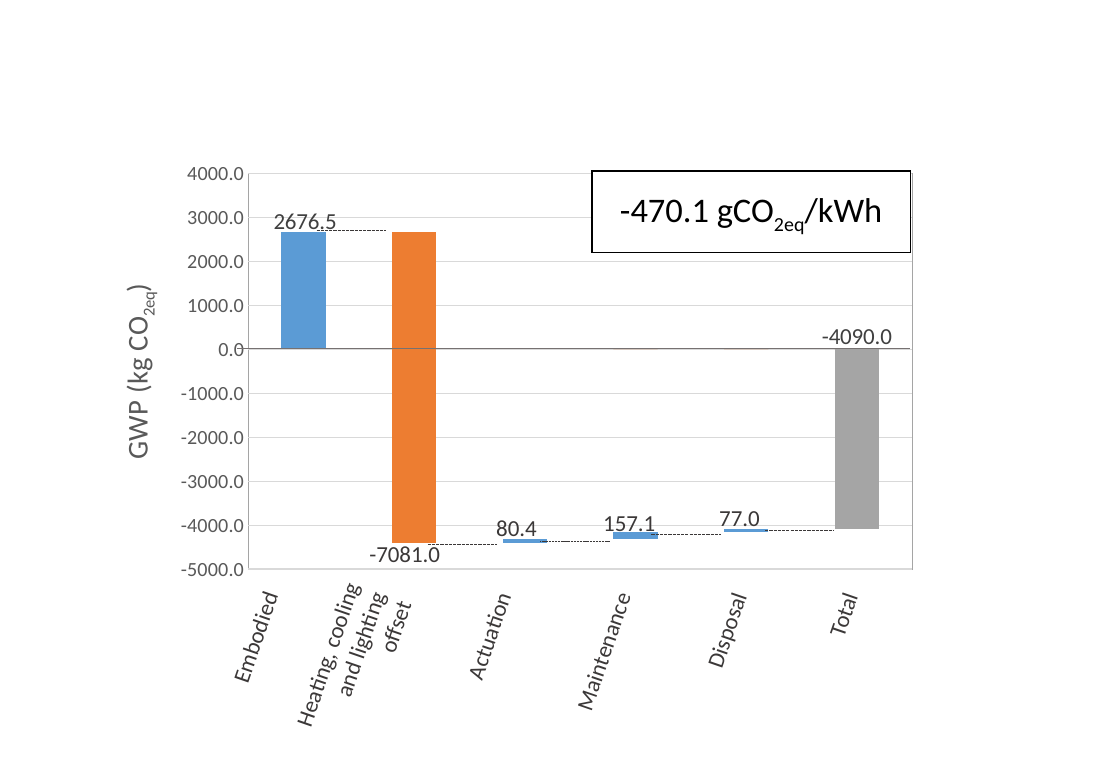
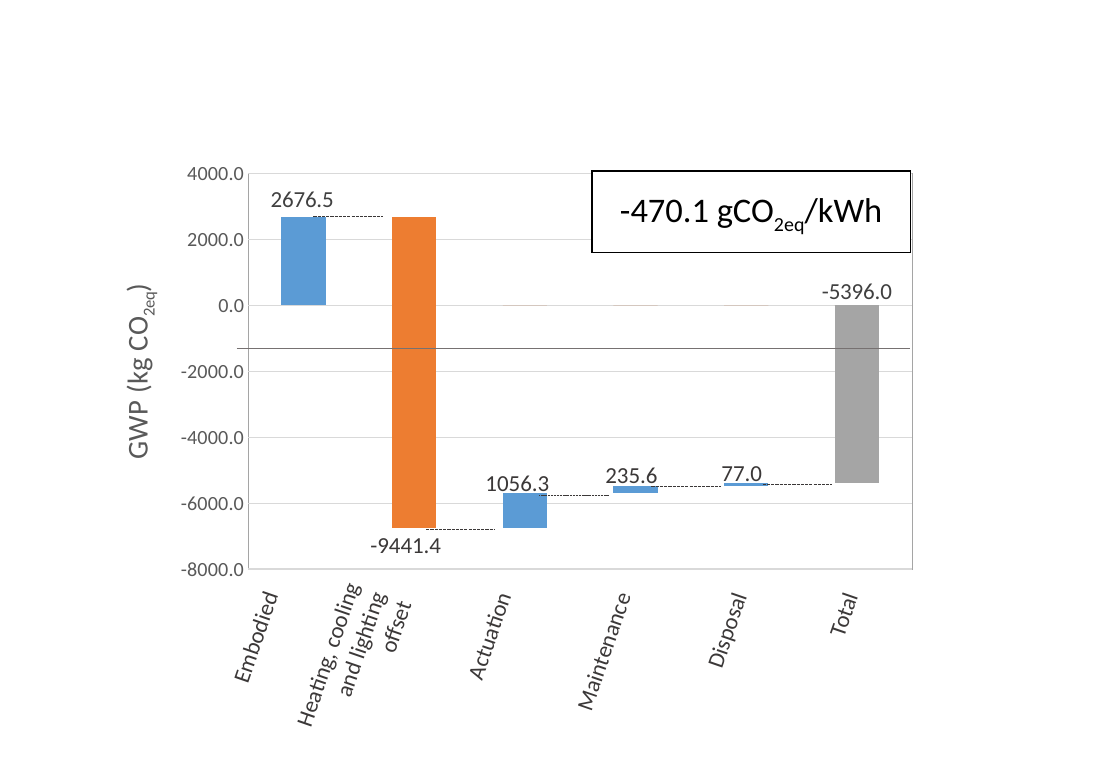
Before and after one commit to architecture-building-systems/LCA_Paper, a slide deck: slide 11 of elsarticle/Images/Thesis charts.pptx. Drawn at 1120x775 pixels with LibreOffice and Linux fonts; fonts in the diff are those of the drawing. Boxes give left, top, right and bottom in pixels: in the first picture for what was removed or moved away, otherwise in the second. Text is boxed around its words. In the diff, an @@ line names an element or a change of style, - is before the commit and + after.

```diff
--- a/elsarticle/Images/Thesis charts.pptx
+++ b/elsarticle/Images/Thesis charts.pptx
@@ column stacked chart at (x1=96, y1=153, x2=930, y2=592) @@
@@ Series 1, 3: -4300 to -5700 @@
@@ Series 1, 4: -4200 to -5500 @@
@@ Series 1, 5: -4100 to -5400 @@
@@ Series 2, 3: -80.4 to -1056.3 @@
@@ Series 2, 4: -157.1 to -235.6 @@
@@ Series 3, 2: -4400 to -6800 @@
@@ Series 3, 3: - to 0 @@
@@ Series 4, 3: - to 0 @@
@@ Series 4, 6: -4090 to -5396 @@
@@ data labels of Series 4 changed @@
@@ value axis title "GWP (kg CO2eq)" to "GWP (kg CO2eq) " @@
@@ line moved from (316, 231) - (386, 231) to (313, 216) - (383, 216) @@
@@ text at (x1=485, y1=475, x2=549, y2=498): text changed @@
-80.4
+1056.3
@@ text at (x1=605, y1=467, x2=657, y2=490): text changed @@
-157.1
+235.6
@@ text "77.0" moved from (x1=719, y1=511, x2=760, y2=532) to (x1=721, y1=466, x2=762, y2=486) @@
@@ line moved from (540, 542) - (609, 542) to (539, 495) - (608, 495) @@
@@ line moved from (652, 535) - (721, 535) to (652, 487) - (721, 487) @@
@@ line moved from (765, 531) - (835, 531) to (763, 484) - (833, 484) @@
@@ text at (x1=370, y1=538, x2=441, y2=553): text changed @@
--7081.0
+-9441.4
@@ line moved from (428, 545) - (497, 545) to (426, 529) - (495, 529) @@
```
Also in this commit, not shown: 11 other slides changed, 2 other files.
